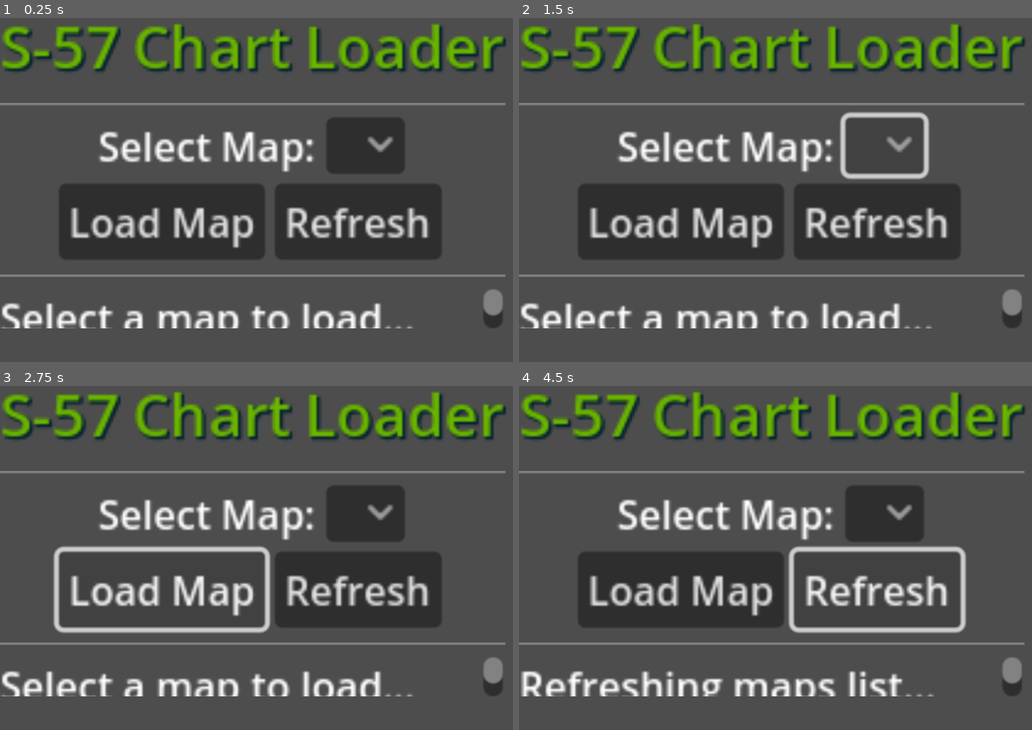
Above: before the commit, frames 1-4 (two rows, left to right).
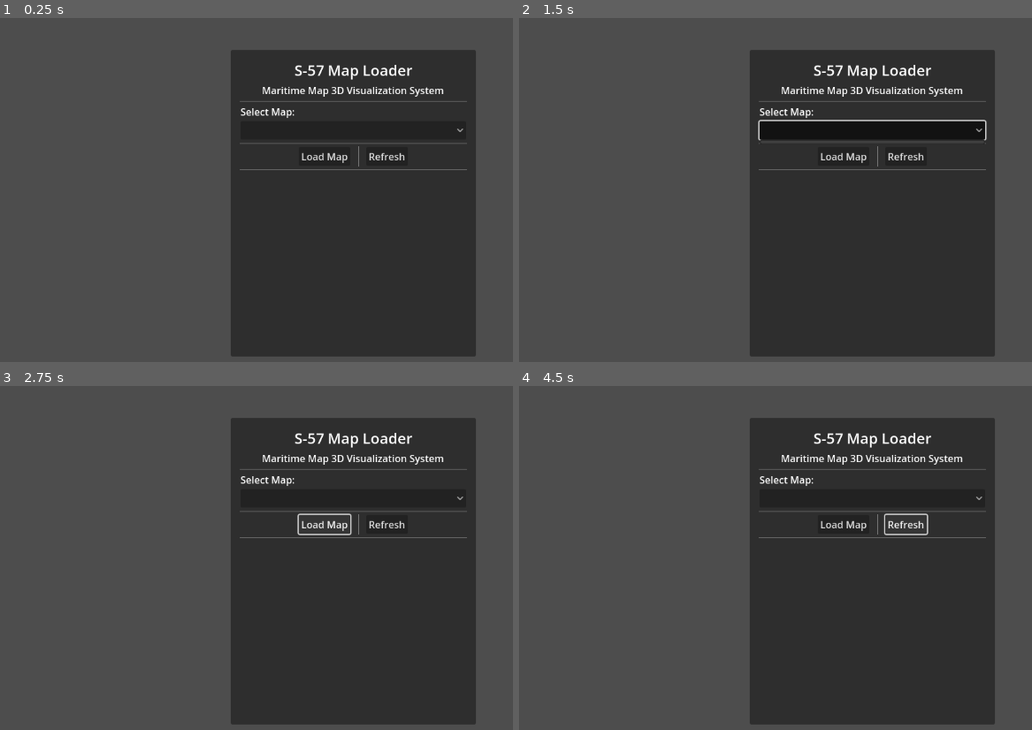
Above: after the commit, the same moments.

Repository: teakdemir/Godot_S57
Game: Godot game, scene res://scenes/WORLD/Main.tscn
The game is run twice, just before and just after one commit, with the same random seed, the same clock (stepped at 60 frames per second) and the same inputs. The project has no main scene, so this scene is started directly.
Inputs (mouse positions are in pixels of both pictures, inside the frame that each line leads up to):
- Up to frame 1 (0.25 s): no input
- Up to frame 2 (1.5 s): click (883, 145) at 0.52 s; click (872, 131) at 1.27 s
- Up to frame 3 (2.75 s): click "Load Map" at 2 s
- Up to frame 4 (4.5 s): click "Refresh" at 2.75 s; click (883, 513) at 3.52 s; click "Refresh" at 4.25 s

The runs differ from the first frame. In frame 1, 47% of the frame differs, in the area x 0-99%, y 1-99%; in frame 2, 49%; in frame 3, 44%; in frame 4, 49%.

Commit message:
butonları çalışsan daha düzgün UI

Diff:
--- a/godot_s57/Scripts/WORLD_sc/UI.gd
+++ b/godot_s57/Scripts/WORLD_sc/UI.gd
@@ -4,10 +4,10 @@
 signal map_selected(map_id: int)
 signal refresh_requested
 
-@onready var map_dropdown: OptionButton = $VBoxContainer/HBoxContainer/MapDropdown
-@onready var load_button: Button = $VBoxContainer/HBoxContainer2/LoadButton
-@onready var refresh_button: Button = $VBoxContainer/HBoxContainer2/RefreshButton
-@onready var info_label: RichTextLabel = $VBoxContainer/InfoLabel
+@onready var map_dropdown: OptionButton = $Panel/MarginContainer/VBoxContainer/SelectionContainer/OptionButton
+@onready var load_button: Button = $Panel/MarginContainer/VBoxContainer/ButtonContainer/LoadMap
+@onready var refresh_button: Button = $Panel/MarginContainer/VBoxContainer/ButtonContainer/Refresh
+@onready var info_label: RichTextLabel = $Panel/MarginContainer/VBoxContainer/ScrollContainer/InfoLabel
 
 var available_maps: Array[MapData.ChartInfo] = []
 var selected_map_id: int = -1
--- a/godot_s57/scenes/WORLD/UI.tscn
+++ b/godot_s57/scenes/WORLD/UI.tscn
@@ -13,65 +13,98 @@
 grow_vertical = 2
 script = ExtResource("1_hfun2")
 
-[node name="VBoxContainer" type="VBoxContainer" parent="."]
-layout_mode = 0
-offset_right = 156.0
-offset_bottom = 132.0
-scale = Vector2(4, 4)
+[node name="Panel" type="Panel" parent="."]
+custom_minimum_size = Vector2(400, 500)
+layout_mode = 1
+anchors_preset = 8
+anchor_left = 0.5
+anchor_top = 0.5
+anchor_right = 0.5
+anchor_bottom = 0.5
+offset_left = -20.0
+offset_top = -20.0
+offset_right = 20.0
+offset_bottom = 20.0
+grow_horizontal = 2
+grow_vertical = 2
+
+[node name="MarginContainer" type="MarginContainer" parent="Panel"]
+layout_mode = 1
+anchors_preset = 15
+anchor_right = 1.0
+anchor_bottom = 1.0
+grow_horizontal = 2
+grow_vertical = 2
+theme_override_constants/margin_left = 16
+theme_override_constants/margin_top = 16
+theme_override_constants/margin_right = 16
+theme_override_constants/margin_bottom = 16
+
+[node name="VBoxContainer" type="VBoxContainer" parent="Panel/MarginContainer"]
+layout_mode = 2
 theme = SubResource("Theme_hfun2")
+theme_override_constants/separation = 4
 
-[node name="HBoxContainer3" type="HBoxContainer" parent="VBoxContainer"]
+[node name="HeaderContainer" type="VBoxContainer" parent="Panel/MarginContainer/VBoxContainer"]
 layout_mode = 2
+theme_override_constants/separation = 4
+
+[node name="Title" type="Label" parent="Panel/MarginContainer/VBoxContainer/HeaderContainer"]
+layout_mode = 2
+theme_override_font_sizes/font_size = 24
+text = "S-57 Map Loader"
+horizontal_alignment = 1
+
+[node name="SubTitle" type="Label" parent="Panel/MarginContainer/VBoxContainer/HeaderContainer"]
+layout_mode = 2
+theme_override_font_sizes/font_size = 16
+text = "Maritime Map 3D Visualization System"
+horizontal_alignment = 1
+
+[node name="HSeparator" type="HSeparator" parent="Panel/MarginContainer/VBoxContainer"]
+layout_mode = 2
+
+[node name="SelectionContainer" type="VBoxContainer" parent="Panel/MarginContainer/VBoxContainer"]
+layout_mode = 2
+
+[node name="Select" type="Label" parent="Panel/MarginContainer/VBoxContainer/SelectionContainer"]
+layout_mode = 2
+theme_override_font_sizes/font_size = 16
+text = "Select Map:"
+
+[node name="OptionButton" type="OptionButton" parent="Panel/MarginContainer/VBoxContainer/SelectionContainer"]
+custom_minimum_size = Vector2(350, 30)
+layout_mode = 2
+
+[node name="HSeparator2" type="HSeparator" parent="Panel/MarginContainer/VBoxContainer/SelectionContainer"]
+layout_mode = 2
+
+[node name="ButtonContainer" type="HBoxContainer" parent="Panel/MarginContainer/VBoxContainer"]
+layout_mode = 2
+theme_override_constants/separation = 8
 alignment = 1
 
-[node name="Label" type="Label" parent="VBoxContainer/HBoxContainer3"]
+[node name="LoadMap" type="Button" parent="Panel/MarginContainer/VBoxContainer/ButtonContainer"]
 layout_mode = 2
-theme_override_colors/font_color = Color(0.415686, 0.701961, 0, 1)
-theme_override_colors/font_shadow_color = Color(0, 0.113725, 0.188235, 1)
-theme_override_font_sizes/font_size = 24
-text = "S-57 Chart Loader"
-horizontal_alignment = 1
-vertical_alignment = 1
+text = "Load Map"
 
-[node name="HSeparator" type="HSeparator" parent="VBoxContainer"]
-layout_direction = 2
+[node name="VSeparator" type="VSeparator" parent="Panel/MarginContainer/VBoxContainer/ButtonContainer"]
+custom_minimum_size = Vector2(10, 0)
+layout_mode = 2
+
+[node name="Refresh" type="Button" parent="Panel/MarginContainer/VBoxContainer/ButtonContainer"]
+layout_mode = 2
+text = "Refresh
+"
+
+[node name="HSeparator2" type="HSeparator" parent="Panel/MarginContainer/VBoxContainer"]
+layout_mode = 2
+
+[node name="ScrollContainer" type="ScrollContainer" parent="Panel/MarginContainer/VBoxContainer"]
 layout_mode = 2
 size_flags_vertical = 3
 
-[node name="HBoxContainer" type="HBoxContainer" parent="VBoxContainer"]
+[node name="InfoLabel" type="RichTextLabel" parent="Panel/MarginContainer/VBoxContainer/ScrollContainer"]
 layout_mode = 2
-alignment = 1
-
-[node name="Label" type="Label" parent="VBoxContainer/HBoxContainer"]
-layout_mode = 2
-text = "Select Map:"
-horizontal_alignment = 1
-vertical_alignment = 1
-
-[node name="MapDropdown" type="OptionButton" parent="VBoxContainer/HBoxContainer"]
-layout_mode = 2
-
-[node name="HBoxContainer2" type="HBoxContainer" parent="VBoxContainer"]
-layout_mode = 2
-alignment = 1
-
-[node name="LoadButton" type="Button" parent="VBoxContainer/HBoxContainer2"]
-layout_mode = 2
-text = "Load Map"
-icon_alignment = 1
-
-[node name="RefreshButton" type="Button" parent="VBoxContainer/HBoxContainer2"]
-layout_mode = 2
-text = "Refresh"
-icon_alignment = 1
-
-[node name="HSeparator2" type="HSeparator" parent="VBoxContainer"]
-layout_mode = 2
-size_flags_vertical = 3
-
-[node name="InfoLabel" type="RichTextLabel" parent="VBoxContainer"]
-layout_mode = 2
-size_flags_vertical = 3
-size_flags_stretch_ratio = 10.0
-text = "Loading Maps..."
-tab_size = 10
+bbcode_enabled = true
+scroll_following = true
